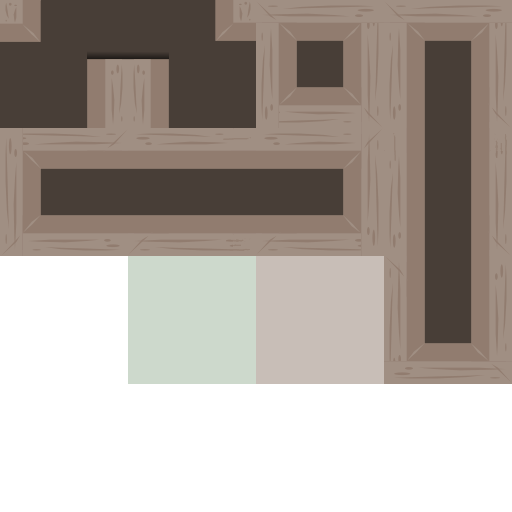
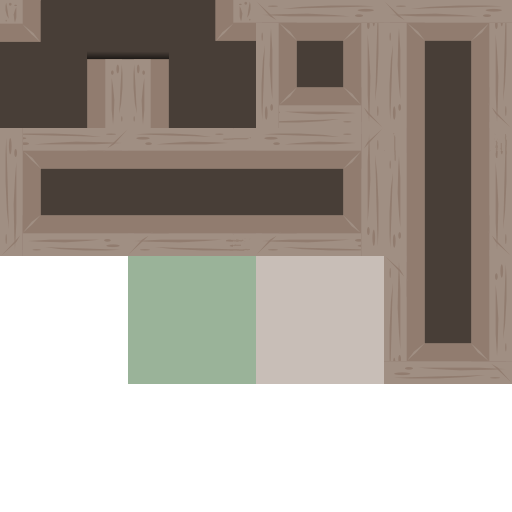
Layered file, before and after one edit (512x512). Changes by layer:
pixels changed over (128, 256, 256, 384) (layer not identified)